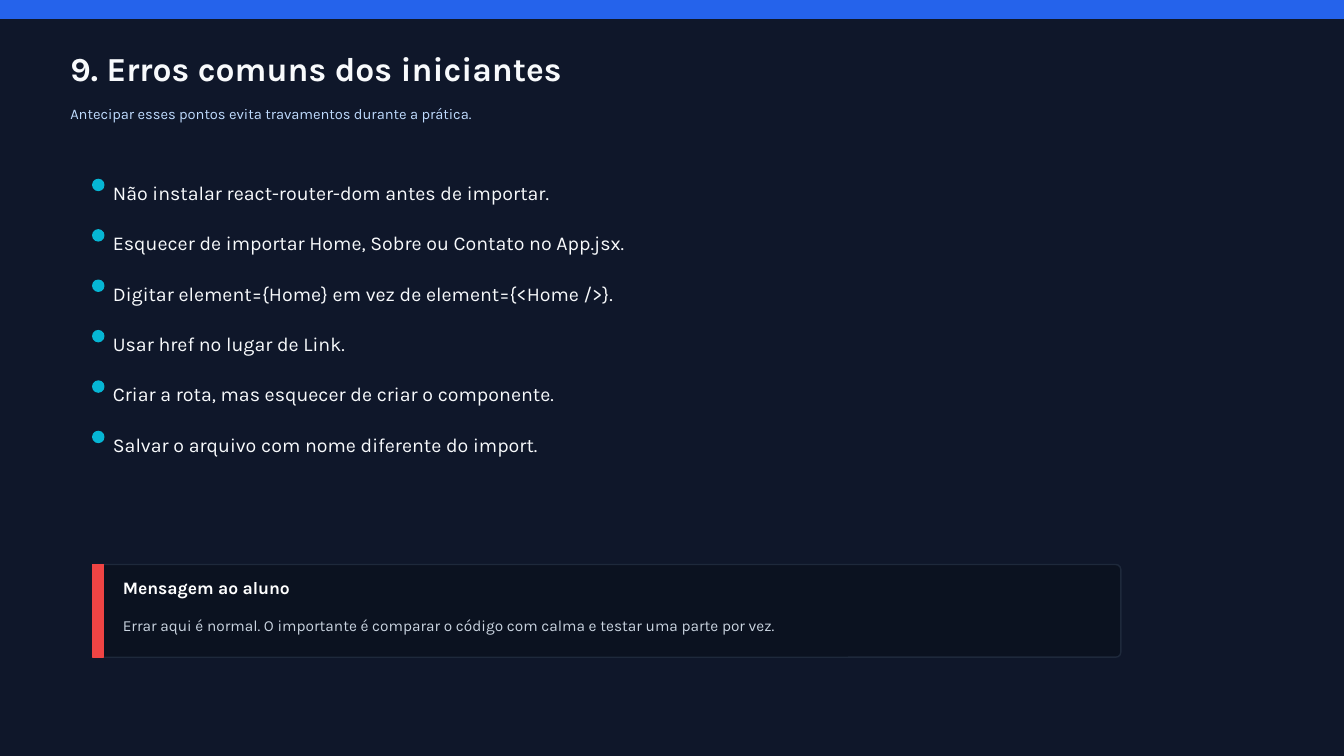
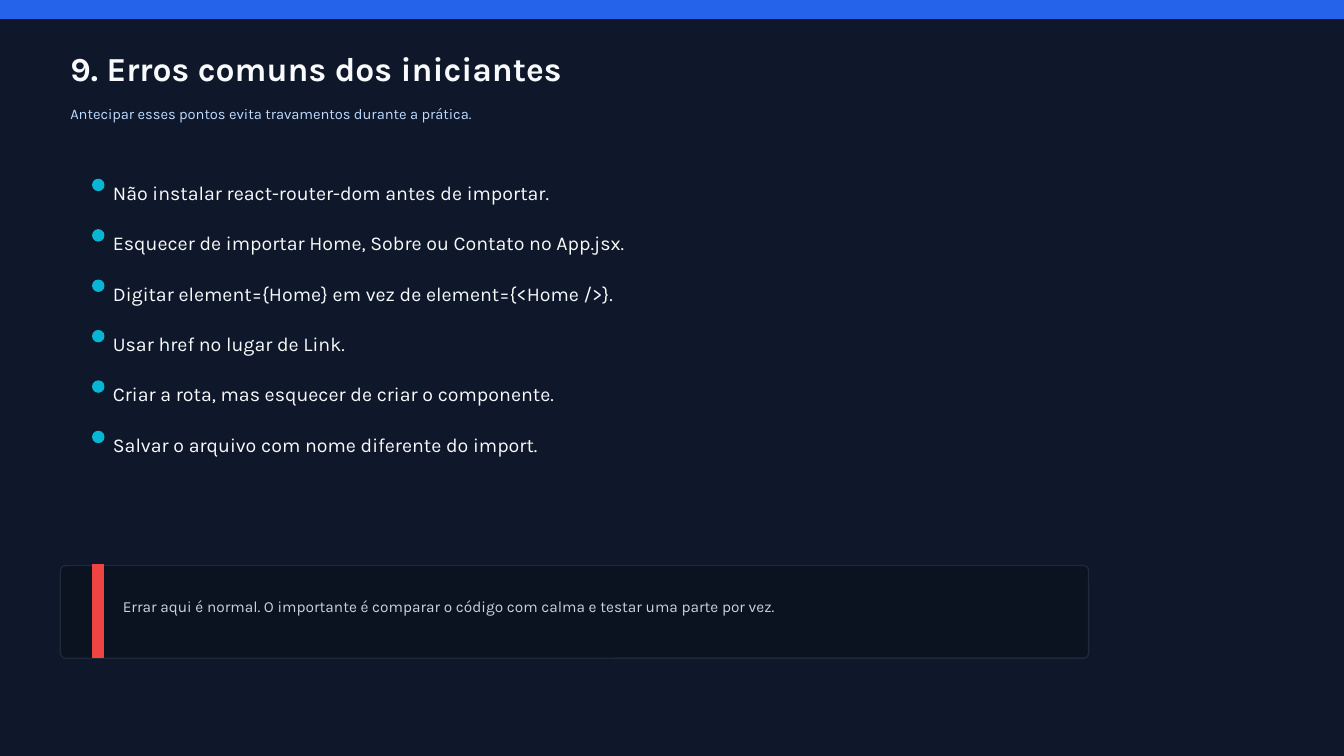
Before and after one commit to italo2403/Aula_09_03_3-B, a slide deck: slide 10 of rotas_react_passo_a_passo_atualizado.pptx. Drawn at 1344x756 pixels with LibreOffice and Linux fonts; fonts in the diff are those of the drawing. Boxes give left, top, right and bottom in pixels: in the first picture for what was removed or moved away, otherwise in the second. Text is boxed around its words. In the diff, an @@ line names an element or a change of style, - is before the commit and + after.

Commit message:
Atualização dos códigos e Slide

```diff
--- a/rotas_react_passo_a_passo_atualizado.pptx
+++ b/rotas_react_passo_a_passo_atualizado.pptx
@@ rounded rectangle moved from (x1=93, y1=565, x2=1121, y2=657) to (x1=60, y1=566, x2=1089, y2=658) @@
@@ text "Errar aqui é normal. O ..." moved from (x1=123, y1=619, x2=775, y2=635) to (x1=123, y1=600, x2=775, y2=616) @@
@@ text removed at (x1=123, y1=582, x2=290, y2=599) @@
-Mensagem ao aluno
```
Also in this commit, not shown: 5 other slides changed, 1 other file.
